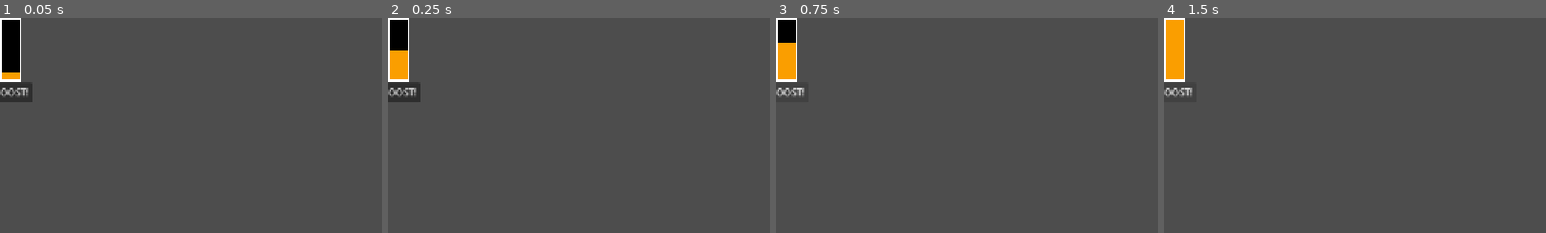
Above: before the commit, frames 1-4 (left to right).
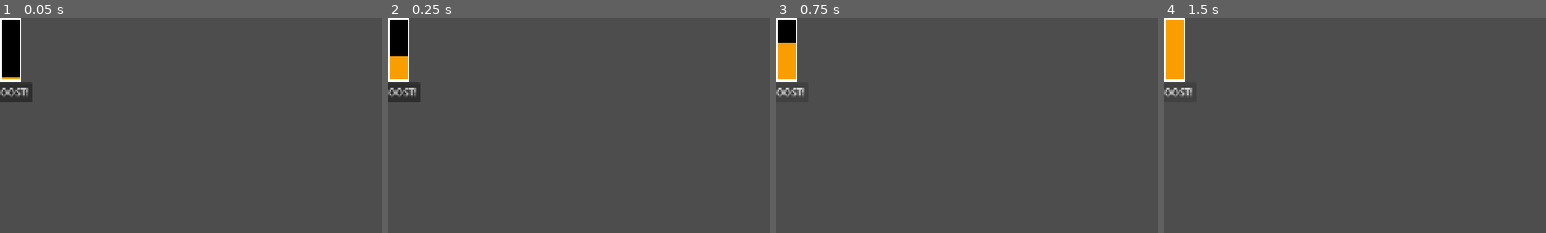
Above: after the commit, the same moments.

Repository: DuneRanger/Very-Serious-GameJam-2026
Game: Godot game, scene res://scenes/game/game_scene/boost_bar/boost_bar.tscn
Two runs of this game, one before a commit and one after it. Both use one fixed random seed, a clock stepped at 60 frames per second and the inputs below. This scene is started directly instead of the project's main scene.
Inputs:
- Up to frame 1 (0.05 s): no input
- Up to frame 2 (0.25 s): no input
- Up to frame 3 (0.75 s): click "BOOST!" at 0.5 s
- Up to frame 4 (1.5 s): click "BOOST!" at 1.25 s
The pictures show only the part of the screen within x 0-50%, y 0-50%; the shares and areas given below are measured in that part.

The runs differ from the first frame. In frame 1, 0.1% of the frame differs, in the area x 0-6%, y 25-28%; in frame 2, 0.1%, in the area x 0-6%, y 15-18%; in frame 3, nothing differs; in frame 4, nothing differs.

Commit message:
Modified boost bar

Diff:
--- a/scenes/game/game_scene/boost_bar/boost_bar.gd
+++ b/scenes/game/game_scene/boost_bar/boost_bar.gd
@@ -1,7 +1,8 @@
 extends Node2D
 
+var boost_modifier
 @onready var boost_indicator: ColorRect = $bar/outer/inner/boost_indicator
 
 func _on_boost_bar_button_pressed() -> void:
-	var boost_modifier = boost_indicator.scale.y
+	boost_modifier = boost_indicator.scale.y
 	print(boost_modifier)
--- a/scenes/game/game_scene/boost_bar/boost_bar.tscn
+++ b/scenes/game/game_scene/boost_bar/boost_bar.tscn
@@ -28,7 +28,7 @@
 tracks/0/loop_wrap = true
 tracks/0/keys = {
 "times": PackedFloat32Array(0, 0.5, 1),
-"transitions": PackedFloat32Array(1, 1.4, 1.4),
+"transitions": PackedFloat32Array(1.4, 1.4, 1.4),
 "update": 0,
 "values": [Vector2(1, 1e-05), Vector2(1, 1), Vector2(1, 1e-05)]
 }
